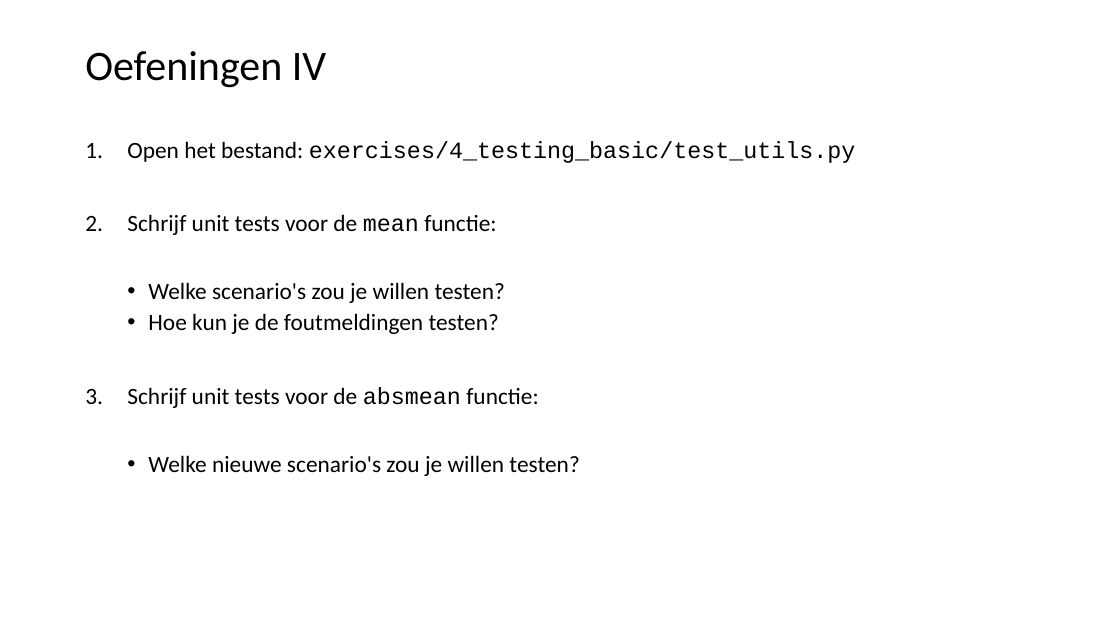
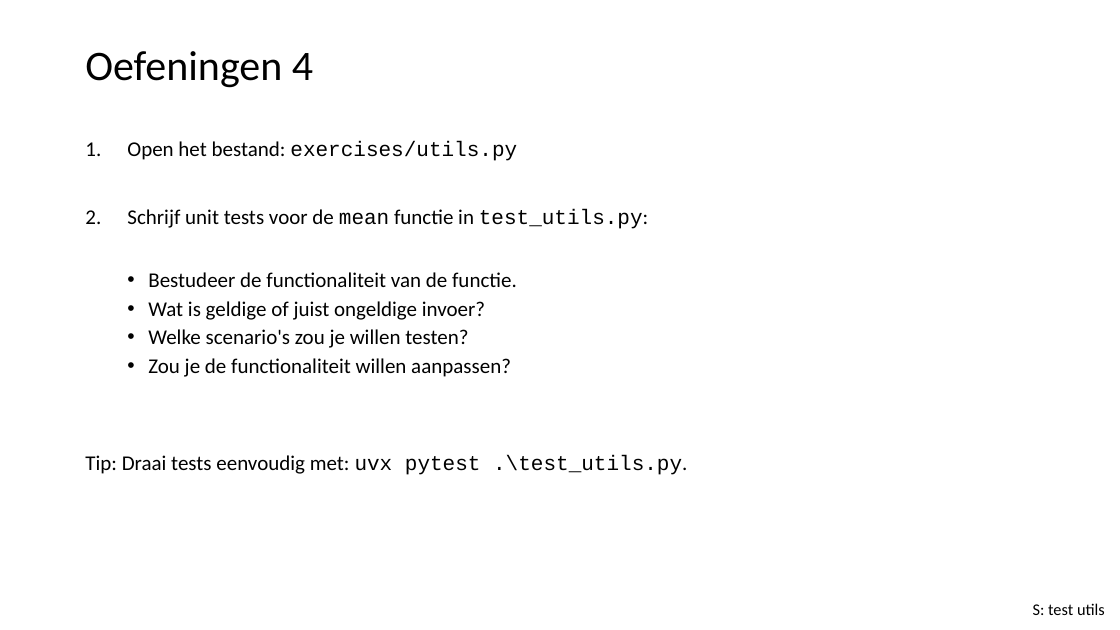
Before and after one commit to LFKoning/knowledge-sharing, a slide deck: slide 53 of python_course_4p/3_production_code/3_production_code.pptx. Drawn at 1120x630 pixels with LibreOffice and Linux fonts; fonts in the diff are those of the drawing. Boxes give left, top, right and bottom in pixels: in the first picture for what was removed or moved away, otherwise in the second. Text is boxed around its words. In the diff, an @@ line names an element or a change of style, - is before the commit and + after.

```diff
--- a/python_course_4p/3_production_code/3_production_code.pptx
+++ b/python_course_4p/3_production_code/3_production_code.pptx
@@ title at [85,51,313,88]: text changed @@
-Oefeningen IV
+Oefeningen 4
@@ text at [127,141,648,320]: text changed; size 20 to 18 pt @@
-1. Open het bestand: exercises/4_testing_basic/test_utils.py
-2. Schrijf unit tests voor de mean functie:
+1. Open het bestand: exercises/utils.py
+2. Schrijf unit tests voor de mean functie in test_utils.py:
+  • Bestudeer de functionaliteit van de functie.
+  • Wat is geldige of juist ongeldige invoer?
@@ text at [148,329,468,348]: size 20 to 18 pt in "Welke scenario's zou je willen testen?" @@
@@ text at [85,358,687,475]: text changed; size 20 to 18 pt @@
-  • Hoe kun je de foutmeldingen testen?
-3. Schrijf unit tests voor de absmean functie:
-  • Welke nieuwe scenario's zou je willen testen?
+  • Zou je de functionaliteit willen aanpassen?
+Tip: Draai tests eenvoudig met: uvx pytest .\test_utils.py.
@@ text added at [1033,603,1105,615], 14 pt, text #000000 @@
+S: test utils
```
Also in this commit, not shown: 19 other slides changed, 19 other files.
